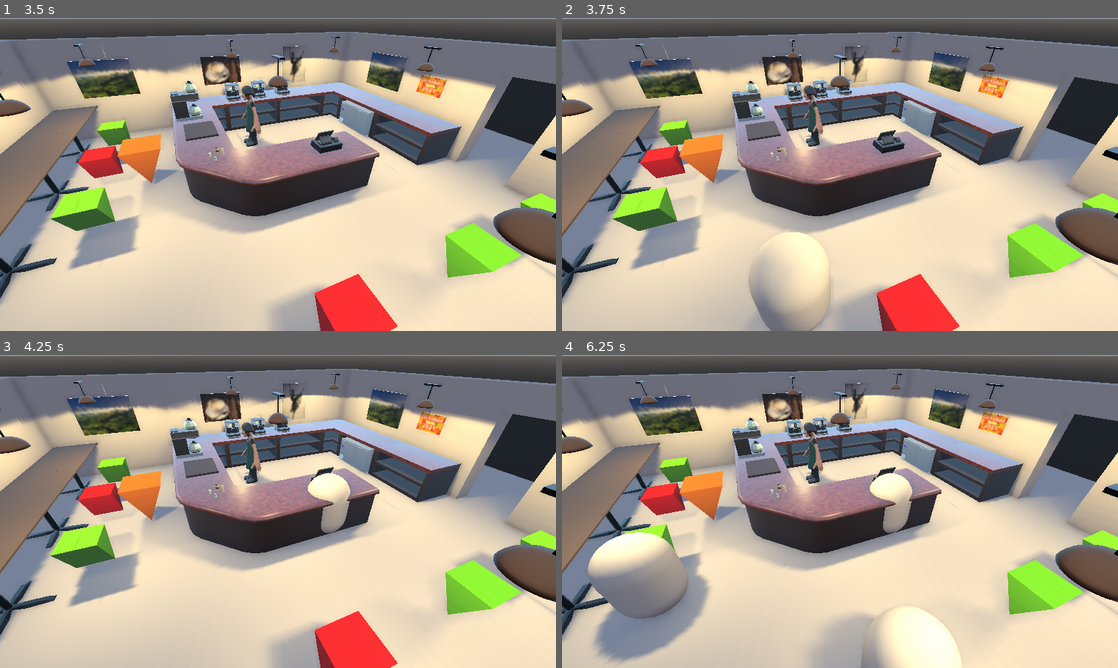
Above: before the commit, frames 1-4 (two rows, left to right).
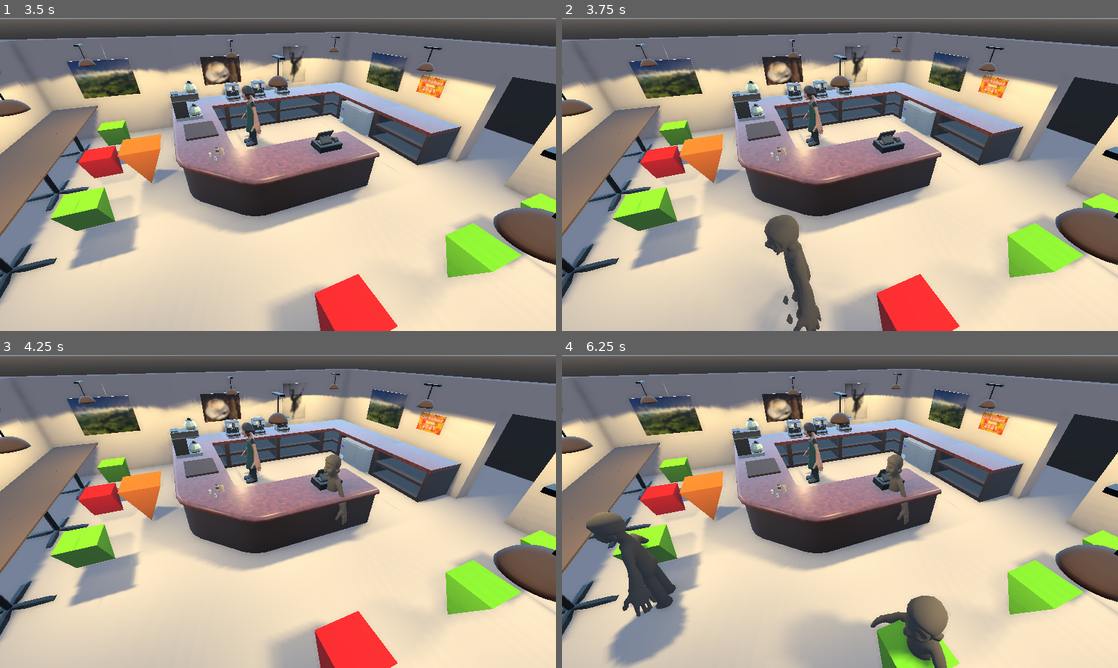
Above: after the commit, the same moments.

Repository: outfrost/ld49
Game: Godot game, scene res://level/CafeNavmesh.tscn
The game is run twice, just before and just after one commit, with the same random seed, the same clock (stepped at 60 frames per second) and the same inputs. This scene is started directly instead of the project's main scene.
Inputs (mouse positions are in pixels of both pictures, inside the frame that each line leads up to):
- Up to frame 1 (3.5 s): tap Enter at 0.5, 2 s; move the mouse to (400, 158) at 0.52 s; hold D (right) 0.53-1.28 s; tap Mouse wheel up (zoom_in) at 0.6, 2.1 s; click (400, 158) at 0.67 s; tap Space at 1.25, 2.75 s; move the mouse to (166, 190) at 1.27 s; hold S (down) 1.28-2.03 s; tap Mouse wheel down (zoom_out) at 1.35, 2.85 s; move the mouse to (333, 105) at 2.02 s; hold D (right) 2.03-2.78 s; move the mouse to (250, 237) at 2.77 s; hold W (up) from 2.78 s (still down); click (250, 237) at 2.92 s
- Up to frame 2 (3.75 s): tap Enter at 3.5 s; move the mouse to (1006, 221) at 3.52 s; release W (up) at 3.53 s; hold A (left) from 3.53 s (still down); tap Mouse wheel up (zoom_in) at 3.6 s
- Up to frame 3 (4.25 s): keep holding A (left)
- Up to frame 4 (6.25 s): move the mouse to (673, 464) at 4.27 s; tap Mouse wheel down (zoom_out) at 4.35, 5.85 s; tap Space at 5 s; move the mouse to (867, 511) at 5.02 s; release A (left) at 5.03 s; hold S (down) 5.03-5.78 s; tap Mouse wheel up (zoom_in) at 5.1 s; click (867, 511) at 5.17 s; move the mouse to (756, 433) at 5.77 s; hold D (right) from 5.78 s (still down)

Frame 1 is identical in both runs. In frame 2, 3.3% of the frame differs, in the area x 33-49%, y 62-100%; in frame 3, 1.1%; in frame 4, 10%, in the area x 4-72%, y 31-100%.
Error in both runs: Invalid get index 'is_running' (on base: 'null instance'). (res://game/CameraPosition.gd:43)

Commit message:
Assign customer model

Diff:
--- a/game/customer/GenericCustomer.tscn
+++ b/game/customer/GenericCustomer.tscn
@@ -1,12 +1,12 @@
-[gd_scene load_steps=4 format=2]
+[gd_scene load_steps=5 format=2]
 
 [ext_resource path="res://game/customer/GenericCustomer.gd" type="Script" id=1]
+[ext_resource path="res://art_assets/customer/customer.gltf" type="PackedScene" id=2]
 
 [sub_resource type="CapsuleMesh" id=1]
 
 [sub_resource type="CapsuleShape" id=2]
 radius = 0.52163
-height = 0.455611
 
 [node name="customer" type="KinematicBody" groups=[
 "customer",
@@ -15,15 +15,19 @@
 
 [node name="MeshInstance" type="MeshInstance" parent="."]
 transform = Transform( 0.5, 0, 0, 0, -2.18557e-08, -0.5, 0, 0.5, -2.18557e-08, 0, 0, 0 )
+visible = false
 mesh = SubResource( 1 )
 material/0 = null
+
+[node name="customer" parent="." instance=ExtResource( 2 )]
+transform = Transform( 1, 0, 0, 0, 1, 0, 0, 0, 1, 0, -0.702458, 0 )
 
 [node name="RayCast" type="RayCast" parent="."]
 transform = Transform( 1, 0, 0, 0, 1, 0, 0, 0, 1, 0, 0.464371, -0.436241 )
 cast_to = Vector3( 0, 0, -1 )
 
 [node name="CollisionShape" type="CollisionShape" parent="."]
-transform = Transform( 0.997199, 0.0574501, -0.047896, -0.0463545, -0.0278717, -0.998536, -0.0587009, 0.997959, -0.0251305, 0, 0, 0 )
+transform = Transform( 1, 0, 0, 0, -4.37114e-08, -1, 0, 1, -4.37114e-08, 0, 0.265404, 0 )
 shape = SubResource( 2 )
 disabled = true
 
--- a/level/CafeNavmesh.tscn
+++ b/level/CafeNavmesh.tscn
@@ -23,7 +23,7 @@
 
 [node name="Cafe" instance=ExtResource( 1 )]
 
-[node name="Navigation" type="Navigation" parent="." index="16"]
+[node name="Navigation" type="Navigation" parent="." index="13"]
 
 [node name="DrinkingSpot" parent="Navigation" index="0" instance=ExtResource( 3 )]
 transform = Transform( 0.29619, 0, 0, 0, 0.29619, 0, 0, 0, 0.29619, 2.98147, 0.735948, 0.38408 )
